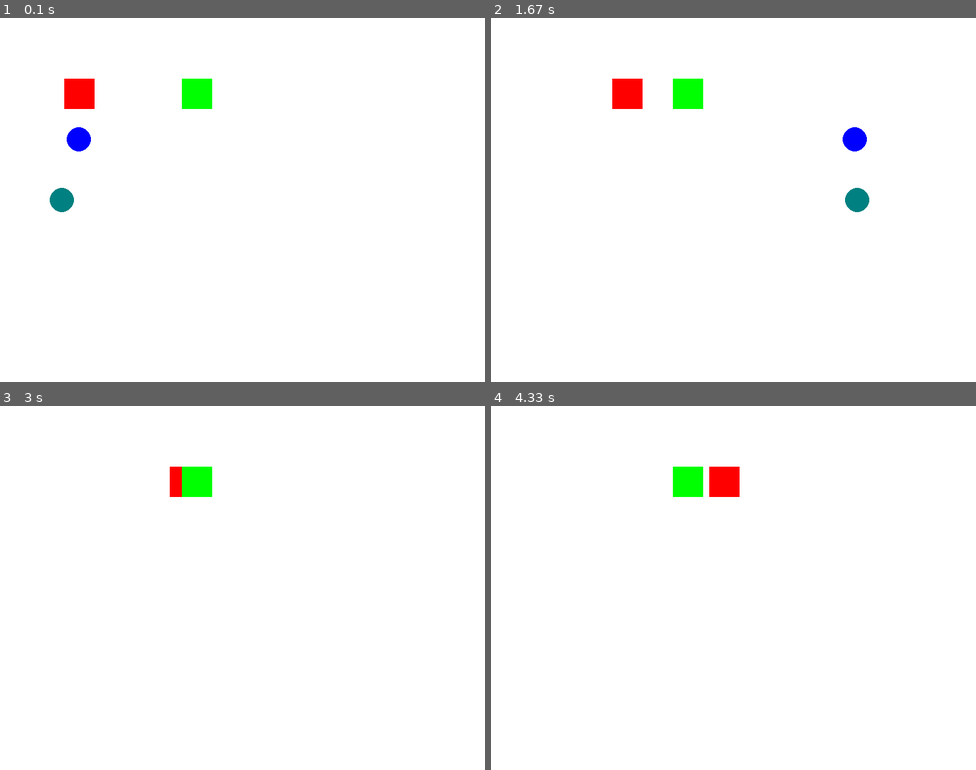
Above: before the commit, frames 1-4 (two rows, left to right).
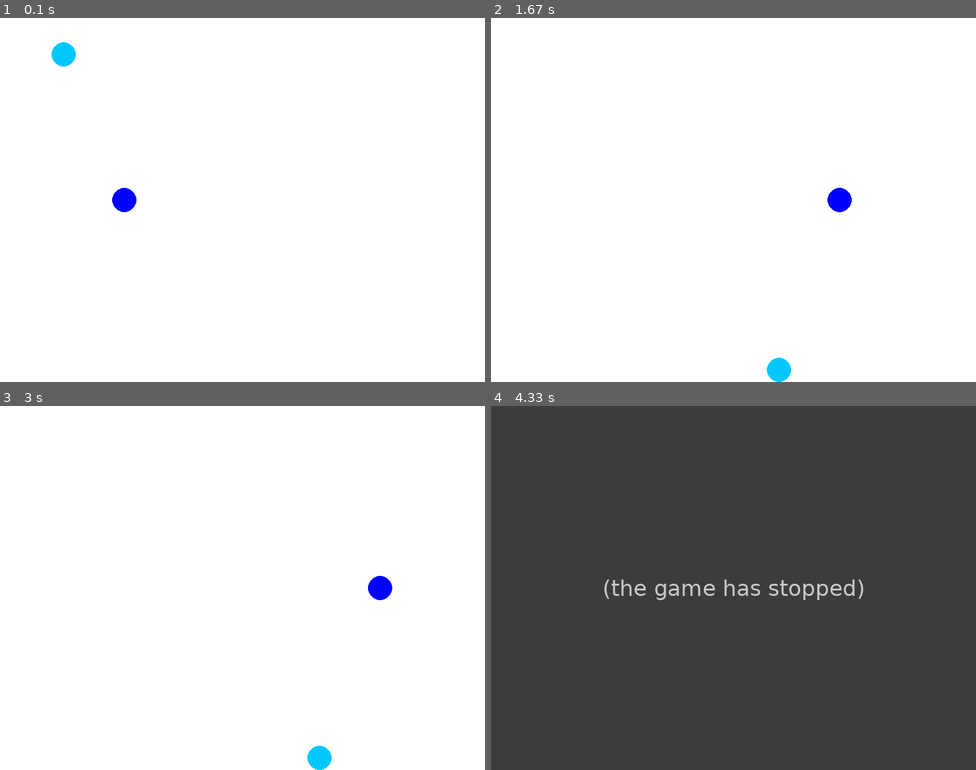
Above: after the commit, the same moments.

Repository: julienPalleau/Pygame
Game: pygame game, started from Python4Games/3.LaPhysiqueDansLesJeux.py
Two runs of this game, one before a commit and one after it. Both use one fixed random seed, a clock stepped at 60 frames per second and the inputs below.
Inputs:
- Up to frame 1 (0.1 s): no input
- Up to frame 2 (1.67 s): no input
- Up to frame 3 (3 s): no input
- Up to frame 4 (4.33 s): no input

The runs differ from the first frame. In frame 1, 2.1% of the frame differs, in the area x 10-44%, y 6-54%; in frame 2, 2.0%; in frame 3, 1.2%; in frame 4, 100%, in the area x 0-100%, y 0-100%.
After the commit the program exited at 3.78 s; later frames show no game.

Commit message:
4.IntroductionAuxGraphismes2D.py

Diff:
--- a/Python4Games/3.LaPhysiqueDansLesJeux.py
+++ b/Python4Games/3.LaPhysiqueDansLesJeux.py
@@ -55,7 +55,7 @@
 #     pygame.draw.rect(screen, (255, 0, 0), rect1) # Dessiner rect1 en rouge
 #     pygame.draw.rect(screen, (0, 255, 0), rect2) # Dessiner rect2 en bleu
 #     pygame.display.flip()
-
+# pygame.quit()
 
 
 
@@ -82,63 +82,63 @@
 Le mouvement d'un objet est souvent contrôlé par sa vitesse(velocity), qui est mise à jour en fonction du temps. Par exemple, un objet qui se déplace à une
 vitesse constante sur l'axe X pourrait être mis à jour à chaque cycle de la boucle de jeu.
 """
-import pygame
-
-# Initialisation de Pygame
-pygame.init()
-
-# Créer une fenêtre de jeu
-screen = pygame.display.set_mode((800, 600))
-
-# Créer deux rectangles pour représenter les objets
-rect1 = pygame.Rect(100, 100, 50, 50) # Rectangle pour l'objet 1
-rect2 = pygame.Rect(300, 100, 50, 50) # Rectangle pour l'objet 2
-
-# Variables pour la position et la vitesse de l'objet
-x, y = 100, 200
-speed_x, speed_y = 5, 0 # Mouvement constant à droite
-
-# Accélération vers la droite
-acceleration_x = 0.1
-velocity_x = 0
-position_x = 100
-
-running = True
-while running:
-    for event in pygame.event.get():
-        if event.type == pygame.QUIT:
-            running = False
-
-    # Appliquer l'accélération à la vitesse
-    velocity_x += acceleration_x
-
-    # Mettre à jour la position en fonction de la vitesse
-    position_x += velocity_x
-
-    # Déplacer le rect1 à droite pour tester la collision
-    rect1.x += 1
-
-    # Détection de collision entre rect1 et rect2
-    if rect1.colliderect(rect2):
-        print("Collision détectée!")
-
-    # Mise à jour de la position
-    x += speed_x
-    y += speed_y
-
-    # Raffraîchir l'écran
-    screen.fill((255, 255, 255)) # Effacer l'écran avec une couleur blanche
-    pygame.draw.rect(screen, (255, 0, 0), rect1) # Dessiner rect1 en rouge
-    pygame.draw.rect(screen, (0, 255, 0), rect2) # Dessiner rect2 en bleu
-    pygame.draw.circle(screen, (0, 0, 255), (x, y), 20) # Dessiner un cercle représentant l'objet
-    pygame.draw.circle(screen, (0, 128, 128), (int(position_x), 300), 20) # Dessiner un cercle représentant l'objet
-
-    pygame.display.flip()
-
-    pygame.time.Clock().tick(60) # Limiter à 60 FPS
-
-    pygame.display.flip()
-
+# import pygame
+
+# # Initialisation de Pygame
+# pygame.init()
+
+# # Créer une fenêtre de jeu
+# screen = pygame.display.set_mode((800, 600))
+
+# # Créer deux rectangles pour représenter les objets
+# rect1 = pygame.Rect(100, 100, 50, 50) # Rectangle pour l'objet 1
+# rect2 = pygame.Rect(300, 100, 50, 50) # Rectangle pour l'objet 2
+
+# # Variables pour la position et la vitesse de l'objet
+# x, y = 100, 200
+# speed_x, speed_y = 5, 0 # Mouvement constant à droite
+
+# # Accélération vers la droite
+# acceleration_x = 0.1
+# velocity_x = 0
+# position_x = 100
+
+# running = True
+# while running:
+#     for event in pygame.event.get():
+#         if event.type == pygame.QUIT:
+#             running = False
+
+#     # Appliquer l'accélération à la vitesse
+#     velocity_x += acceleration_x
+
+#     # Mettre à jour la position en fonction de la vitesse
+#     position_x += velocity_x
+
+#     # Déplacer le rect1 à droite pour tester la collision
+#     rect1.x += 1
+
+#     # Détection de collision entre rect1 et rect2
+#     if rect1.colliderect(rect2):
+#         print("Collision détectée!")
+
+#     # Mise à jour de la position
+#     x += speed_x
+#     y += speed_y
+
+#     # Raffraîchir l'écran
+#     screen.fill((255, 255, 255)) # Effacer l'écran avec une couleur blanche
+#     pygame.draw.rect(screen, (255, 0, 0), rect1) # Dessiner rect1 en rouge
+#     pygame.draw.rect(screen, (0, 255, 0), rect2) # Dessiner rect2 en bleu
+#     pygame.draw.circle(screen, (0, 0, 255), (x, y), 20) # Dessiner un cercle représentant l'objet
+#     pygame.draw.circle(screen, (0, 128, 128), (int(position_x), 300), 20) # Dessiner un cercle représentant l'objet
+
+#     pygame.display.flip()
+
+#     pygame.time.Clock().tick(60) # Limiter à 60 FPS
+
+#     pygame.display.flip()
+#
 
 
 """
@@ -149,5 +149,113 @@
 
 Simuler la gravité
 
-
-"""
+Pour simuler la gravité, il suffit d'appliquer une force constante vers le bas sur l'objet. Cette force augmente la vitesse de l'objet,
+ce qui simule une chute.
+
+Voici un exemple simple où un objet tombe sous l'effet de la gravité:
+"""
+# import pygame
+
+# # Initialisation de Pygame
+# pygame.init()
+
+# # Créer une fenêtre de jeu
+# screen = pygame.display.set_mode((800, 600))
+# pygame.display.set_caption("Gravity")
+
+# x, y = 100, 100
+# velocity_y = 0
+# gravity = 0.5 # Force constante vers le bas
+# running = True
+
+# while running:
+#     # Appliquer la gravité à la vitesse
+#     velocity_y += gravity
+#     y += velocity_y
+
+#     # Empêcher l'objet de tomber en dessous du sol
+#     if y > 600: # Sol à 600 pixels
+#
+#         velocity_y = 0 # Stopper la chute
+
+#     # Afficher l'objet
+#     screen.fill((255, 255, 255)) # Effacer l'écran avec une couleur blanche
+#     pygame.draw.circle(screen, (0, 0, 255), (x, int(y)), 20) # Dessiner un cercle représentant l'objet
+#     pygame.display.flip()
+
+#     pygame.time.Clock().tick(60) # Limiter à 60 FPS
+# pygame.quit()
+"""
+Dans cet exemple:
+    + gravity = 0.5: La gravité est appliquée à chaque cycle de la boucle de jeu, augmentant la vitesse verticale de l'objet au fil du temps.
+    + Collision avec le sol: Lorsque l'objet atteint le sol (y > 600), sa vitesse verticale est réinitialisée à zéro pour simuler un atterrissage.
+"""
+
+"""
+Simuler l'inertie
+
+L'inertie est la tendance d'un objet à continuer de se déplacer dans la même direction jusqu'à ce qu'une force s'y oppose (comme la friction ou une
+collision). Dans un jeu, cela peut être simulé en laissant l'objet continuer à bouger avec sa vitesse actuelle jusqu'à ce qu'il rencontre un obstacle ou que sa
+vitesse diminue à cause de forces opposées (comme le frottement de l'air).
+
+Par exemple, si un objet en mouvement horizontal continuerait de se déplacer même après que le joueur ait relâché la touche de déplacement, ♂ moins que la
+vitesse diminue à cause des forces opposées (comme le frottement de l'air).
+
+Par exemple, un objet en mouvement horizontal continuerait de se déplacer même après que le joueur ait relâché la touche de déplacement, à moins que la
+friction ou une autre force ne l'arrête.
+"""
+import pygame
+import time
+
+pygame.init()
+
+screen = pygame.display.set_mode((800, 600))
+pygame.display.set_caption("Inertia")
+
+# Appliquer une légère friction pour ralentir l'objet
+friction = 0.98
+running = True
+
+x, y = 50, 50
+
+velocity_x = 10
+velocity_y = 0
+gravity = 0.5 # Force constante vers le bas
+running = True
+
+while running:
+    # Appliquer la gravité à la vitesse
+    friction = 0.98
+
+    velocity_y += gravity
+    y += velocity_y
+
+    # Empêcher l'objet de tomber en dessous du sol
+    if y > 580: # Sol à 600 pixels
+        y = 580
+        velocity_y = 0 # Stopper la chute
+
+    # Appliquer la friction à la vitesse
+    velocity_x *= friction
+    x += velocity_x
+
+    # Afficher l'objet
+    screen.fill((255, 255, 255)) # Effacer l'écran avec une couleur blanche
+    pygame.draw.circle(screen, (0, 200, 255), (x, int(y)), 20) # Dessiner un cercle représentant l'objet
+    pygame.draw.circle(screen, (0, 0, 255), (int(x+100), 300), 20) # Dessiner un cercle représentant l'objet
+    pygame.display.flip()
+    clock = pygame.time.Clock().tick(60) # Limiter à 60 FPS
+
+    if velocity_x < 0.1:
+        running = False
+pygame.quit()
+"""
+Conclusion
+
+Les concepts de physique dans les jeux vidéo sont essentiels pour donner vie à vos projets en créant des interactions réalistes et immersives.
+La gestion des collisions, l'application de forces et la simulation de la gravité et de l'inertie permettent de créer des mouvements crédibles
+et d'améliorer l'expérience du joueur.
+
+En maîtrisant ces techniques, vous pourrez concevoir des jeux où les objets interagissent de manière fluide, simulant les lois du monde physique et
+enrichissant le gameplay.
+"""
--- /dev/null
+++ b/Python4Games/4.IntroductionAuxGraphismes2D.py
@@ -0,0 +1,137 @@
+# https://www.python4games.fr/introduction-aux-graphismes-2d-dans-pygame/
+"""
+Introduction aux graphismes 2D dans Pygame
+
+Les graphismes 2D sont essentiels dans le développement de jeux vidéo, offrant aux développeurs une manière de présenter des personnages, des
+objets et des environnements. Pygame, une bibliothèque Python largement utilisée pour les jeux 2D, simplifie le processus de gestion des images,
+d'animation des personnages avec des sprites et de création d'effets visuels.
+
+Dans cet article, nous allons explorer trois concepts clés des graphismes 2D dans Pygame :
+    1. Importer et afficher des images.
+    2. Animer des personnages avec des sprites.
+    3. Gérer les arrières-plans et les effets visuels.
+"""
+
+
+"""
+1. Importer et afficher des images dans Pygame
+
+L'un des premiers éléments graphiques que vous voudrez ajouter à un jeu est probablement une image. Dans Pygame, il est facile d'importer des images et
+de les afficher à l'écran, qu'il s'agisse de personnages, d'objets ou d'éléments de l'interface utilisateur.
+
+Charger une image
+
+Pygame prend en charge différents formats d'image, notamment PNG, JPEG et BMP. Pour importer une image dans Pygame, vous devez utiliser la fonction
+pygame.image.load() qui charge l'image dans la mémoire.
+"""
+# import pygame
+
+# # Inititalisation de Pygame
+# pygame.init()
+
+# # Créer une fenêtre de jeu
+# screen = pygame.display.set_mode((800, 600))
+
+# # Charger une image
+# player_image = pygame.image.load(r'C:\Users\jpall\Documents\GitHub\Pygame\Python4Games\player.png')
+
+# # Position initiale de l'image
+# player_x = 100
+# player_y = 100
+
+# running = True
+# while running:
+#     for event in pygame.event.get():
+#         if event.type == pygame.QUIT:
+#             running = False
+
+#     # Effacer l'écran
+#     screen.fill((255, 255, 255)) # Remplir l'écran de blanc
+
+#     # Afficher l'image à la position spécifiée
+#     screen.blit(player_image, (player_x, player_y))
+
+#     # Mettre à jour l'affichage
+#     pygame.display.flip()
+
+# pygame.quit()
+
+
+"""
+Explication du code:
+    + pygame.image.load(r'C:\\Users\jpall\Documents\GitHub\Pygame\Python4Games\player.png') : Cette fonction charge l'image spécifiée et la prépare pour être utilisée dans le jeu.
+    + screen.blit(): Affiche l'image aux coordonnées (x, y)
+
+Gestion de la transparence
+Pour les jeux 2D, il est souvent nécessaire de gérer la transparence pour que les objets puissent être placés sur différents arrière-plans sans afficher un fond
+carré ou rectangulaire autour d'eux. Pygame permet cela grâce à la fonction convert_alpha(), qui gère les images avec des canaux alpha (transparence).
+    player_image = pygame.image.load(r'C:\\Users\jpall\Documents\GitHub\Pygame\Python4Games\player.png').convert_alpha()
+"""
+
+
+"""
+2. Animer des personnages avec des sprites
+
+Les sprites sont des images ou des animations qui représentent des personnages, des ennemis ou des objets dans un jeu. En Pygame, les sprites peuvent
+être animés en modifiant leur position, en changeant les images utilisées pour les représenter ou en créant des séquences d'animations.
+
+Animations de sprites avec plusieurs images
+
+Une aninmation simple peut être réalisée en utilisant plusieurs images, représentant chaque étape du mouvement d'un personnage (par exemple, un personnage qui marche).
+"""
+import pygame
+
+# Initialisation de Pygame
+pygame.init()
+
+# Créer une fenêtre de jeu
+screen = pygame.display.set_mode((800, 600))
+
+# Charger les images pour l'animation (par exemple, personnage qui marche)
+walk_right = [pygame.image.load(r'Python4Games/tile000.png'),
+              pygame.image.load(r'Python4Games/tile001.png'),
+              pygame.image.load(r'Python4Games/tile002.png'),
+              pygame.image.load(r'Python4Games/tile003.png'),
+              pygame.image.load(r'Python4Games/tile004.png'),
+              pygame.image.load(r'Python4Games/tile005.png'),
+              pygame.image.load(r'Python4Games/tile006.png')]
+# Variables pour l'animation
+player_x = 100
+player_y = 100
+current_frame = 0
+frame_rate = 5 # Nombre d'images par seconde pour l'animation
+clock = pygame.time.Clock()
+
+running = True
+while running:
+    for event in pygame.event.get():
+        if event.type == pygame.QUIT:
+            running = False
+
+    # Effacer l'écran
+    screen.fill((0, 0, 0))
+
+    # Mettre à jour et afficher la prochaine image de l'animation
+    screen.blit(walk_right[current_frame], (player_x, player_y))
+
+    # Mettre à jour le cadre actuel toutes les "frame rate" frames
+    current_frame = (current_frame + 1) % len(walk_right)
+
+    # Mettre à jour l'affichage
+    pygame.display.flip()
+
+    # Controler la vitesse de l'animation
+    clock.tick(frame_rate)
+pygame.quit()
+"""
+Explication du code:
+    + walk_right: Contient une liste d'images représentant les différentes étapes de l'animation.
+    + current_frame: Suit l'image actuelle affichée pour l'animation.
+    + clock.time(frame_rate): Contrôler la vitesse à laquelle les images sont changées, permettant de régler le nombre d'images affichées par seconde.
+
+
+Utilisation de la classe Sprite dans Pygame
+
+Pygame offre une classe Sprite pour faciliter la gestion des objets animés, avec des méthodes permettant de mettre à jour les sprites et de afficher
+efficacement.
+"""
Binary file added: Python4Games/tile000.png
Binary file added: Python4Games/tile001.png
Binary file added: Python4Games/tile002.png
Binary file added: Python4Games/tile003.png
Binary file added: Python4Games/tile004.png
Binary file added: Python4Games/tile005.png
Binary file added: Python4Games/tile006.png
